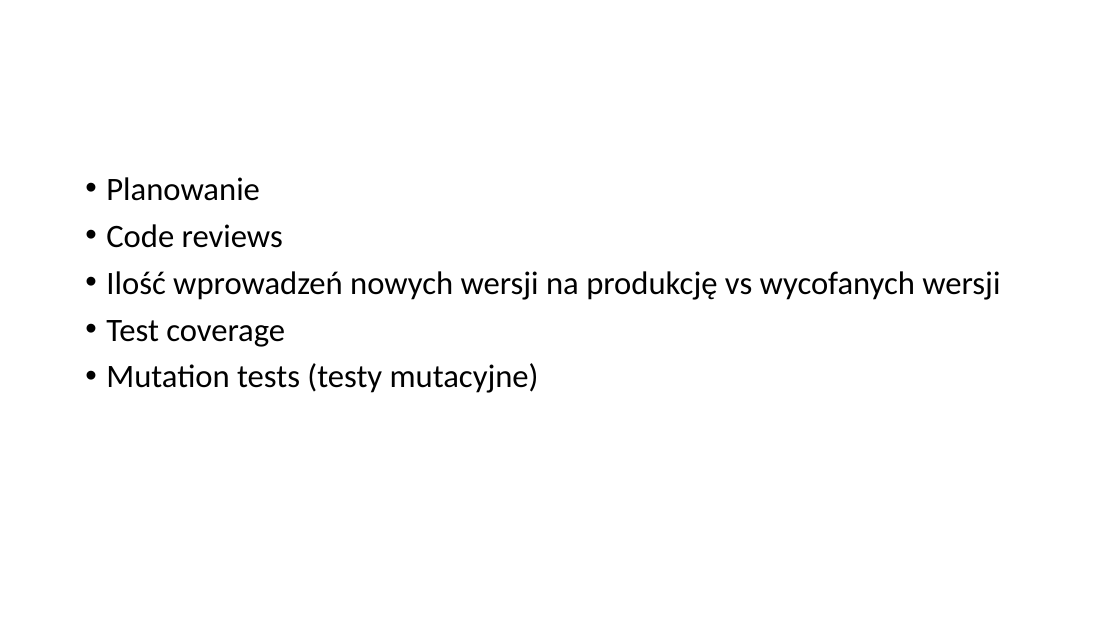
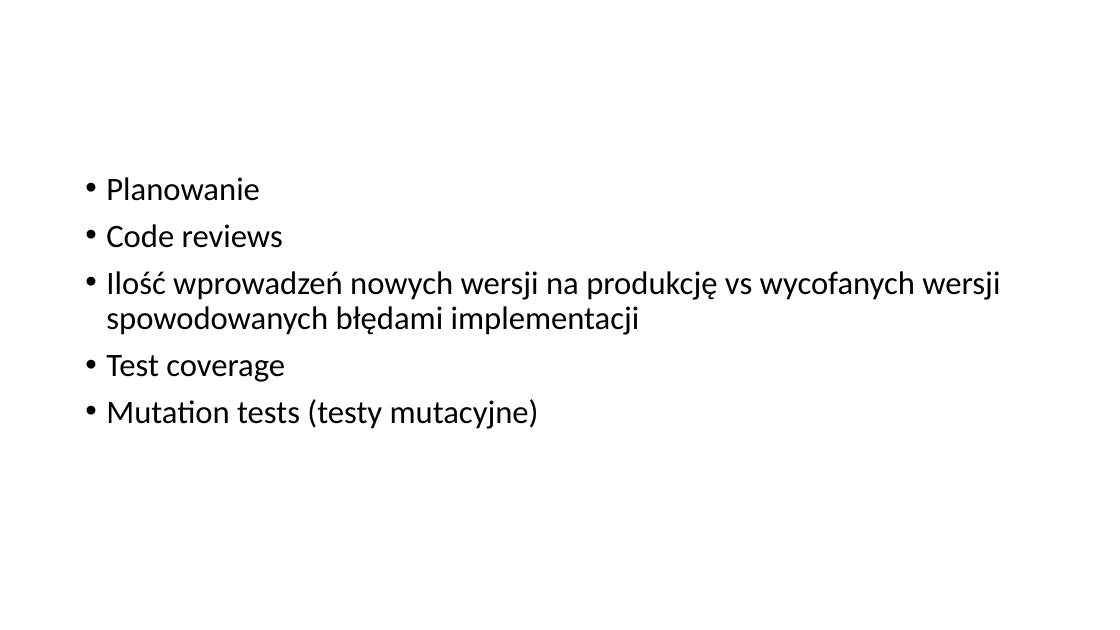
Before and after one commit to plitwinski/automated-tests-presentation, a slide deck: slide 19 of presentation/polish/Automatycznie testowalne aplikacje w srodowisku rozproszonym.pptx (slide 18 before the commit). Drawn at 1120x630 pixels with LibreOffice and Linux fonts; fonts in the diff are those of the drawing. Boxes give left, top, right and bottom in pixels: in the first picture for what was removed or moved away, otherwise in the second. Text is boxed around its words. In the diff, an @@ line names an element or a change of style, - is before the commit and + after.

```diff
--- a/presentation/polish/Automatycznie testowalne aplikacje w srodowisku rozproszonym.pptx
+++ b/presentation/polish/Automatycznie testowalne aplikacje w srodowisku rozproszonym.pptx
@@ text at (106, 271, 1000, 335): text changed @@
-• Ilość wprowadzeń nowych wersji na produkcję vs wycofanych wersji
+• Ilość wprowadzeń nowych wersji na produkcję vs wycofanych wersji spowodowanych błędami implementacji
```
Also in this commit, not shown: 1 other slide changed, 1 slide added, 1 other file.
